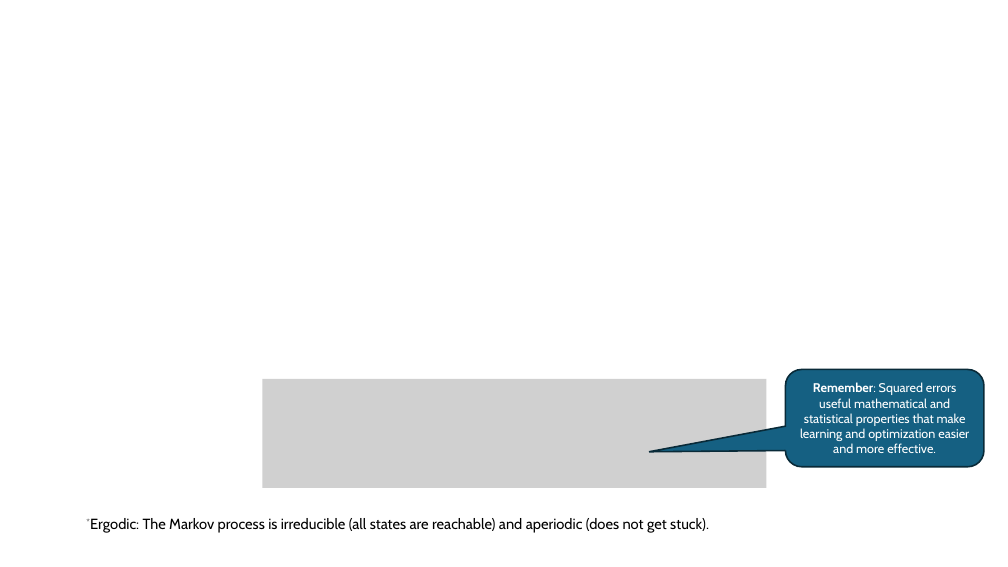
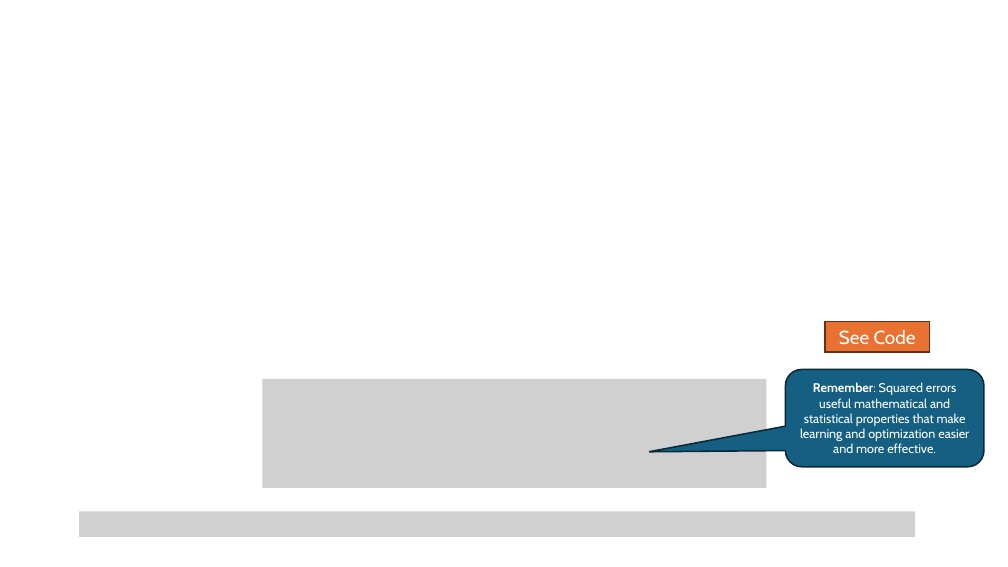
Before and after one commit to mhahsler/Introduction_to_Reinforcement_Learning, a slide deck: slide 7 of slides/Lecture_Chapter09.pptx. Drawn at 1008x567 pixels with LibreOffice and Linux fonts; fonts in the diff are those of the drawing; grey boxes stand for pictures. Boxes give left, top, right and bottom in pixels: in the first picture for what was removed or moved away, otherwise in the second. Text is boxed around its words. In the diff, an @@ line names an element or a change of style, - is before the commit and + after.

```diff
--- a/slides/Lecture_Chapter09.pptx
+++ b/slides/Lecture_Chapter09.pptx
@@ rectangle added at [825, 321, 929, 352], fill #E97132, outline #663216 1.5 pt, 18 pt, text #FFFFFF @@
+See Code
@@ picture added at [79, 511, 916, 537] @@
@@ text removed at [90, 518, 709, 533] @@
-*Ergodic: The Markov process is irreducible (all states are reachable) and aperiodic (does not get stuck).
```
Also in this commit, not shown: 5 other slides changed, 2 slides added, 2 slides removed, 3 other files.
